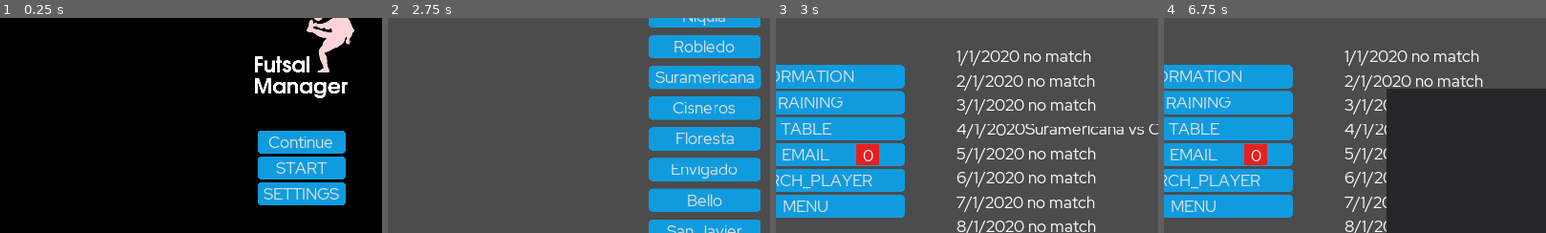
Above: before the commit, frames 1-4 (left to right).
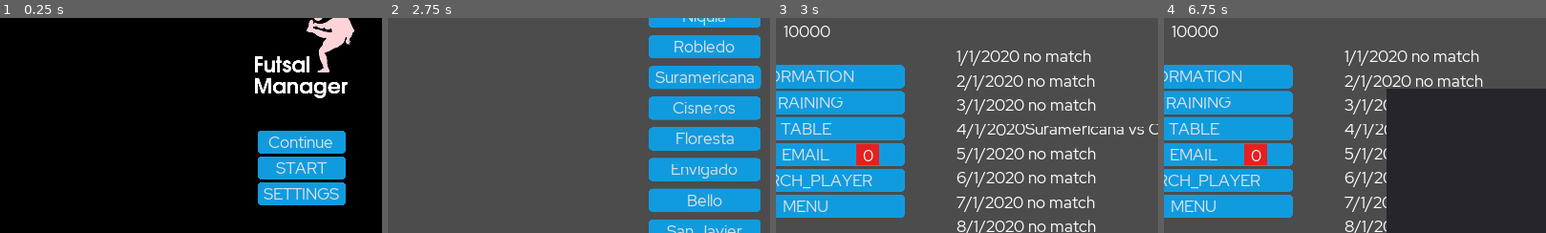
Above: after the commit, the same moments.

Repository: dulvui/futsal-manager
Game: Godot game, scene res://src/screens/splash/SplashScreen.tscn
Two runs of this game, one before a commit and one after it. Both use one fixed random seed, a clock stepped at 60 frames per second and the inputs below.
Inputs (mouse positions are % of the whole screen's width and height, from its top left):
- Up to frame 1 (0.25 s): no input
- Up to frame 2 (2.75 s): click "START" at 0.5 s; click (55, 39) at 1.27 s; type "Alex" at 1.35 s; click (55, 47) at 1.5 s; type "Alex" at 1.58 s; click "Continue" at 2 s
- Up to frame 3 (3 s): click "Centro" at 2.75 s
- Up to frame 4 (6.75 s): click "Continue" at 3.5 s; click "Continue" at 4.25 s; click "SKIP" at 5 s; click "DASHBOARD" at 5.75 s; click "ALL_GAMES" at 6.5 s
The pictures show only the part of the screen within x 10-60%, y 15-65%; the shares and areas given below are measured in that part.

Frames 1-2 are identical in both runs. In frame 3, 0.3% of the frame differs, in the area x 2-15%, y 3-9%; in frame 4, 0.3%.

Commit message:
Added budget that gets affected buy transfers

Diff:
--- a/game/src/screens/dashboard/Dashboard.gd
+++ b/game/src/screens/dashboard/Dashboard.gd
@@ -1,10 +1,13 @@
 extends Control
+
+onready var team = DataSaver.get_selected_team()
 
 
 func _ready():
 	$ManagerName.text = DataSaver.manager["name"] + " " + DataSaver.manager["surname"]
 	$TeamName.text = DataSaver.selected_team
 #	$Buttons/Manager.text =  DataSaver.manager["name"] + " " + DataSaver.manager["surname"]
+
 
 	$AllPlayersPopup/AllPlayerList.add_all_players()
 	$FormationPopUp/Formation/PlayerSelect/PlayerList.add_players()
@@ -14,6 +17,7 @@
 
 func _process(delta):
 	$Buttons/Email/Panel/MailCounter.text = str(EmailUtil.count_unread_messages())
+	$Budget.text = str(team["budget"])
 
 func _on_Menu_pressed():
 	get_tree().change_scene("res://src/screens/menu/Menu.tscn")
@@ -52,5 +56,5 @@
 
 func _on_AllPlayerList_select_player(player):
 	print("offer for " + player["surname"])
-	TransferUtil.make_offer(player,"420K")
+	TransferUtil.make_offer(player,4200)
 	$EmailPopup/Email.update_messages()
--- a/game/src/screens/dashboard/Dashboard.tscn
+++ b/game/src/screens/dashboard/Dashboard.tscn
@@ -26,6 +26,13 @@
 margin_right = 677.345
 margin_bottom = 192.095
 text = "Hans Viustel"
+
+[node name="Budget" type="Label" parent="."]
+margin_left = 221.345
+margin_top = 168.0
+margin_right = 677.345
+margin_bottom = 280.0
+text = "400.000 $"
 
 [node name="TeamName" type="Label" parent="."]
 margin_left = 960.0
--- a/game/src/ui-components/email/Email.gd
+++ b/game/src/ui-components/email/Email.gd
@@ -7,7 +7,10 @@
 		$ScrollContainer/Mails.add_child(title_label)
 
 		var button = Button.new()
-		button.text = "READ"
+		if message["read"]:
+			button.text = "READ"
+		else:
+			button.text = "*READ*"
 		button.connect("pressed",self,"show_message",[message])
 		$ScrollContainer/Mails.add_child(button)
 
@@ -21,7 +24,10 @@
 		$ScrollContainer/Mails.add_child(title_label)
 
 		var button = Button.new()
-		button.text = "READ"
+		if message["read"]:
+			button.text = "READ"
+		else:
+			button.text = "*READ*"
 		button.connect("pressed",self,"show_message",[message])
 		$ScrollContainer/Mails.add_child(button)
 
--- a/game/src/utils/data-saver/DataSaver.gd
+++ b/game/src/utils/data-saver/DataSaver.gd
@@ -62,7 +62,9 @@
 	calendar = []
 	table = []
 	current_transfers = []
+	TransferUtil.current_transfers = []
 	messages = []
+	EmailUtil.messages = []
 
 	year = 2020
 	month = 1
@@ -131,11 +133,15 @@
 		if team["name"] == transfer["player"]["team"]:
 			team["players"]["subs"].erase(transfer["player"])
 			team["players"]["active"].erase(transfer["player"])
+			team["budget"] += transfer["money"]
 
 	#add player to team
 	for team in teams:
 		if team["name"] == DataSaver.selected_team:
 			team["players"]["subs"].append(transfer["player"])
+			team["budget"] -= transfer["money"]
+			#handle also special contracts with bonus on future sell etc.
+
 
 func change_player(position,player):
 	print("change player")
@@ -179,3 +185,9 @@
 	for team in teams:
 		if team["name"] == selected_team:
 			return team
+
+
+func _notification(what):
+	if what == MainLoop.NOTIFICATION_WM_QUIT_REQUEST:
+		save_all_data()
+		get_tree().quit() # default behavior
--- a/game/src/utils/email-util/EmailUtil.gd
+++ b/game/src/utils/email-util/EmailUtil.gd
@@ -29,7 +29,7 @@
 			if new_message[0]["success"]:
 				ts_message = {
 					"title" : "TRANSFER",
-					"message" : "You bought for" + new_message[0]["money"] + " " + new_message[0]["player"]["name"] + " " + new_message[0]["player"]["surname"],
+					"message" : "You bought for" + str(new_message[0]["money"]) + " " + new_message[0]["player"]["name"] + " " + new_message[0]["player"]["surname"],
 					"days" : 7,
 					"type" : "TRANSFER",
 					"read" : false
@@ -37,7 +37,7 @@
 			else:
 				ts_message = {
 					"title" : "TRANSFER",
-					"message" : "You couldnt buy for" + new_message[0]["money"] + " " + new_message[0]["player"]["name"] + " " + new_message[0]["player"]["surname"],
+					"message" : "You couldnt buy for" + str(new_message[0]["money"]) + " " + new_message[0]["player"]["name"] + " " + new_message[0]["player"]["surname"],
 					"days" : 7,
 					"type" : "TRANSFER",
 					"read" : false
@@ -45,7 +45,7 @@
 		else:
 			ts_message = {
 			"title" : "TRANSFER",
-			"message" : "You made an " + new_message[0]["money"] + " offer for " + new_message[0]["player"]["name"] + " " + new_message[0]["player"]["surname"],
+			"message" : "You made an " + str(new_message[0]["money"]) + " offer for " + new_message[0]["player"]["name"] + " " + new_message[0]["player"]["surname"],
 			"days" : 7,
 			"type" : "TRANSFER",
 			"read" : false
--- a/game/src/utils/global/Global.gd
+++ b/game/src/utils/global/Global.gd
@@ -3,7 +3,3 @@
 
 func _ready():
 	TransferUtil.connect("transfer_mail",EmailUtil,"message")
-	TransferUtil.connect("transfer_mail",self,"test")
-
-func test(message):
-	print(message)
